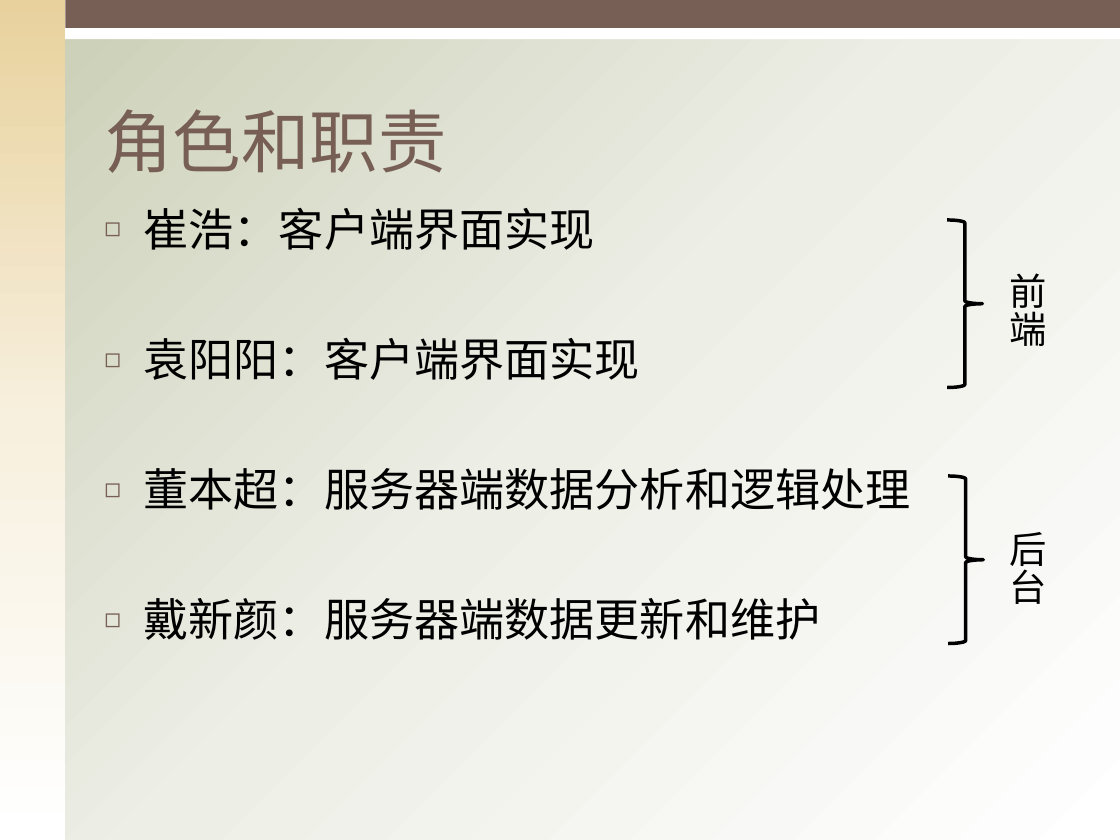
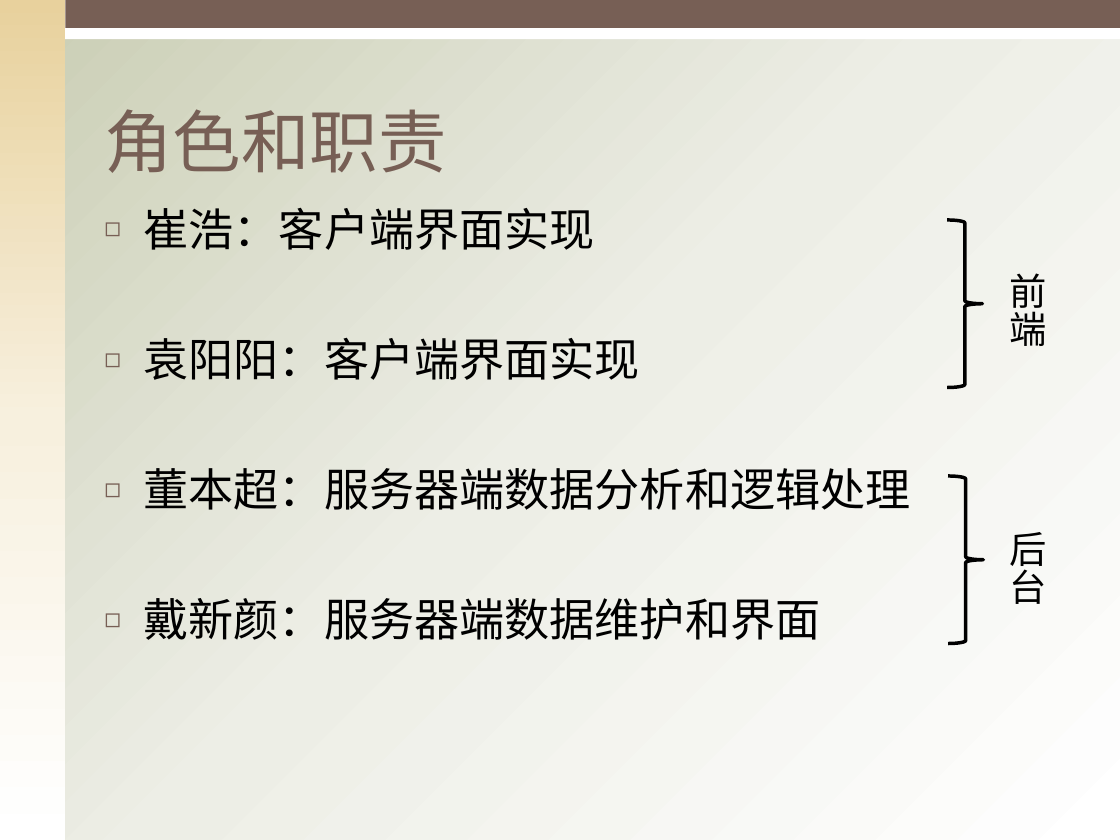
Before and after one commit to cuiods/Gitmining, a slide deck: slide 4 of Doc/迭代二/团队分工报告.pptx. Drawn at 1120x840 pixels with LibreOffice and Linux fonts; fonts in the diff are those of the drawing. Boxes give left, top, right and bottom in pixels: in the first picture for what was removed or moved away, otherwise in the second. Text is boxed around its words. In the diff, an @@ line names an element or a change of style, - is before the commit and + after.

```diff
--- a/Doc/迭代二/团队分工报告.pptx
+++ b/Doc/迭代二/团队分工报告.pptx
@@ text at (144, 598, 821, 640): text changed @@
-◻ 戴新颜：服务器端数据更新和维护
+◻ 戴新颜：服务器端数据维护和界面
```
Also in this commit, not shown: 1 other file.
